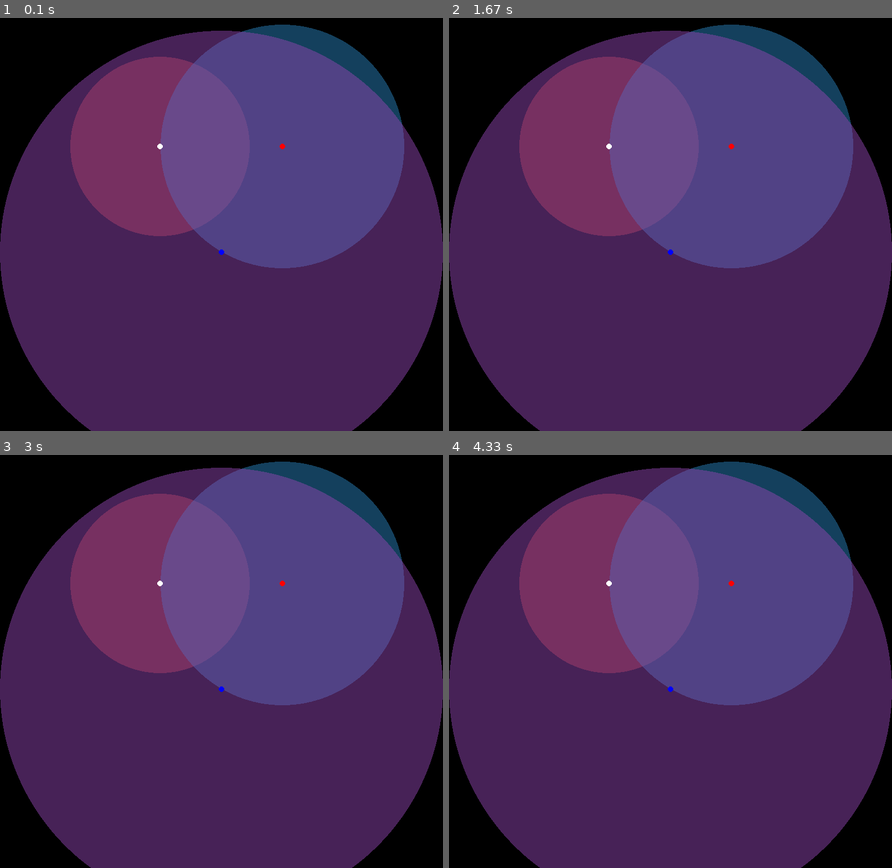
Above: before the commit, frames 1-4 (two rows, left to right).
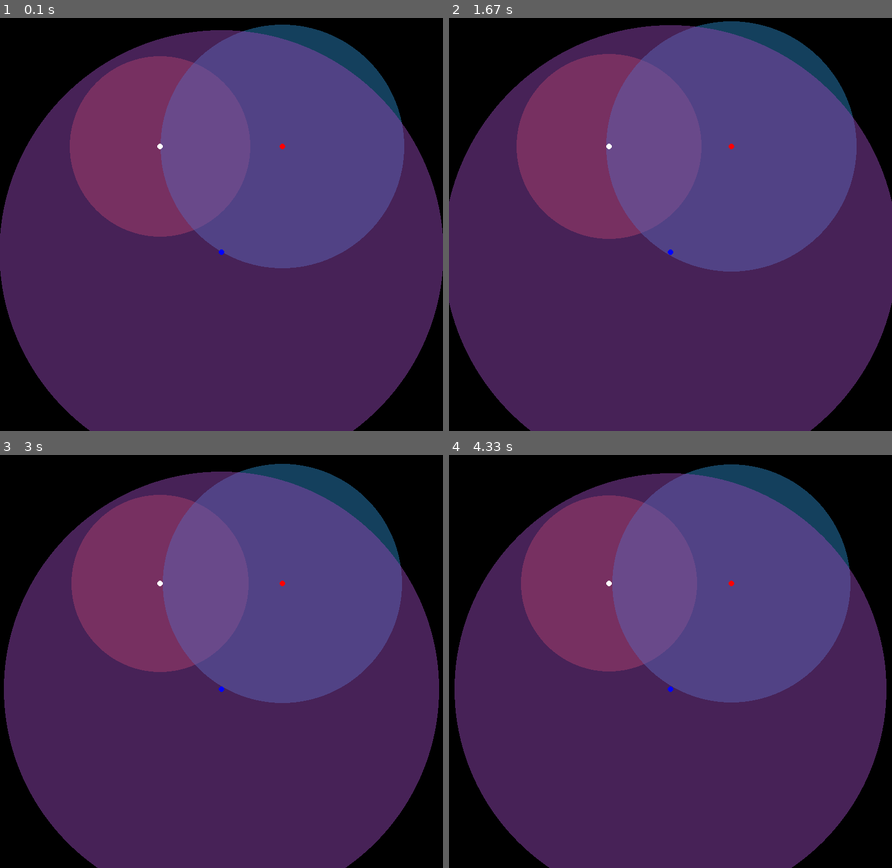
Above: after the commit, the same moments.

Repository: MinorOrg/MQTT-pi-subscriber
Game: pygame game, started from pygametest.py
Two runs of this game, one before a commit and one after it. Both use one fixed random seed, a clock stepped at 60 frames per second and the inputs below.
Inputs:
- Up to frame 1 (0.1 s): no input
- Up to frame 2 (1.67 s): no input
- Up to frame 3 (3 s): no input
- Up to frame 4 (4.33 s): no input

The runs differ from the first frame. In frame 1, 0.4% of the frame differs, in the area x 0-100%, y 2-100%; in frame 2, 4.9%, in the area x 0-100%, y 0-100%; in frame 3, 3.4%; in frame 4, 4.8%.

Commit message:
Create a breathing effect on the radiation

Diff:
--- a/display.py
+++ b/display.py
@@ -6,11 +6,6 @@
 
 # Values
 screenSize = width, height = 800, 800
-boundaryDimensions= {"left": 50,
-                     "right": width - 50,
-                     "top": 50,
-                     "bottom": height - 50,
-                     }
 scaleFactor = 1
 pixelPerDistance = 10
 
@@ -41,21 +36,8 @@
 
 
 
-def isDeviceOutOfBound(deviceCenter, deviceRadius):
-    left = deviceCenter[0] - deviceRadius
-    right = deviceCenter[0] + deviceRadius
-    top = deviceCenter[1] - deviceRadius
-    bottom = deviceCenter[1] + deviceRadius
-
-    if(
-        left < boundaryDimensions["left"] or
-        right > boundaryDimensions["right"] or
-        top < boundaryDimensions["top"] or
-        bottom > boundaryDimensions["bottom"]
-    ):
-        return True
-    else:
-        return False
+# Radii of the radiations
+radii = []
 
 # Calculate distance between two points
 def calculateDistance(x1, y1, x2, y2):
@@ -67,7 +49,7 @@
     # pixelPerDistance *= scaleFactor
 
 def scale():
-    print("Scaled!!")
+    # print("Scaled!!")
     global esp3pos, esp1pos, esp2pos
     global radiationSurface1, radiationSurface2, radiationSurface3
     global scaleFactor
@@ -88,42 +70,31 @@
     esp2pos_scaled = esp2pos_scaled[0] + center[0], esp2pos_scaled[1] + center[1]
     esp3pos_scaled = esp3pos_scaled[0] + center[0], esp3pos_scaled[1] + center[1]
 
+def render():
+    print("rendering")
+
+def clearScreen(screen):
+    screen.fill("black")
+
+
 def display():
     pygame.init()
+
     # Create the screen
     screen = pygame.display.set_mode(screenSize)
     pygame.display.set_caption("WiFi Trilateration")
 
-    global scaleFactor, pixelPerDistance, distanceFromESP1
-    screen.fill(black)
+    global scaleFactor, pixelPerDistance, distanceFromESP1, distanceFromESP2, distanceFromESP3
 
-    # Surface to draw the circles
-    # sizeOfRectForRadiation = (distancePerPixel * 4, distancePerPixel * 4)
-    radiationSurface1 = pygame.Surface(screenSize, pygame.SRCALPHA)
-    radiationSurface2 = pygame.Surface(screenSize, pygame.SRCALPHA)
-    radiationSurface3 = pygame.Surface(screenSize, pygame.SRCALPHA)
+    # Duration of animation
+    duration = 5
 
-    scale()
-    updatePixelPerDistance()
+    # Define frequency of the sine wave
+    frequency = 2 * math.pi / duration
 
+    radiationRadiusChange = 1
+    clock = pygame.time.Clock()
 
-    # Draw a circle around the esp devices
-    pygame.draw.circle(radiationSurface1, esp1Radiation, esp1pos_scaled, pixelPerDistance * distanceFromESP1 * scaleFactor)
-    pygame.draw.circle(radiationSurface2, esp2Radiation, esp2pos_scaled, pixelPerDistance * distanceFromESP2 * scaleFactor)
-    pygame.draw.circle(radiationSurface3, esp3Radiation, esp3pos_scaled, pixelPerDistance * distanceFromESP3 * scaleFactor)
-
-    screen.blit(radiationSurface1, (0,0))
-    screen.blit(radiationSurface2, (0,0))
-    screen.blit(radiationSurface3, (0,0))
-
-    # Draw the three ESPs
-    pygame.draw.circle(screen, esp1Color, esp1pos_scaled, 5)
-    pygame.draw.circle(screen, esp2Color, esp2pos_scaled, 5)
-    pygame.draw.circle(screen, esp3Color, esp3pos_scaled, 5)
-
-
-    # Display the screen
-    pygame.display.flip()
     # Main loop
     running = True
     while running:
@@ -131,6 +102,58 @@
         for event in pygame.event.get():
             if event.type == pygame.QUIT:
                 running = False
+
+        clearScreen(screen)
+        scale()
+        updatePixelPerDistance()
+
+        time = pygame.time.get_ticks() / 1000
+
+
+        # Surface to draw the circles
+        radiationSurface1 = pygame.Surface(screenSize, pygame.SRCALPHA)
+        radiationSurface2 = pygame.Surface(screenSize, pygame.SRCALPHA)
+        radiationSurface3 = pygame.Surface(screenSize, pygame.SRCALPHA)
+
+        # Draw a circle around the esp devices with a breathing pattern
+        radius1 = pixelPerDistance * distanceFromESP1 * scaleFactor
+        radius2 = pixelPerDistance * distanceFromESP2 * scaleFactor
+        radius3 = pixelPerDistance * distanceFromESP3 * scaleFactor
+
+        radiationRange = (
+                        [radius1 * 0.97, radius1 * 1.03],
+                        [radius2 * 0.97, radius2 * 1.03],
+                        [radius3 * 0.97, radius3 * 1.03]
+                        )
+
+        radius1 = (radiationRange[0][1] - radiationRange[0][0]) / 2 * math.sin(frequency * time) + (radiationRange[0][1] + radiationRange[0][0]) / 2
+
+        radii = []
+
+        for i in range(3):
+            maxRadius = radiationRange[i][1]
+            minRadius = radiationRange[i][0]
+
+            radii.append((maxRadius - minRadius) / 2 * math.sin(frequency * time) + (radiationRange[i][1] + radiationRange[i][0]) / 2)
+
+        # Draw a circle around the esp devices
+        pygame.draw.circle(radiationSurface1, esp1Radiation, esp1pos_scaled, radii[0])
+        pygame.draw.circle(radiationSurface2, esp2Radiation, esp2pos_scaled, radii[1])
+        pygame.draw.circle(radiationSurface3, esp3Radiation, esp3pos_scaled, radii[2])
+
+        screen.blit(radiationSurface1, (0,0))
+        screen.blit(radiationSurface2, (0,0))
+        screen.blit(radiationSurface3, (0,0))
+
+        # Draw the three ESPs
+        pygame.draw.circle(screen, esp1Color, esp1pos_scaled, 5)
+        pygame.draw.circle(screen, esp2Color, esp2pos_scaled, 5)
+        pygame.draw.circle(screen, esp3Color, esp3pos_scaled, 5)
+
+        # Display the screen
+        pygame.display.flip()
+
+        clock.tick(60)
 
     pygame.quit()
     sys.exit()
Not shown, changed: dataparse.ipynb
